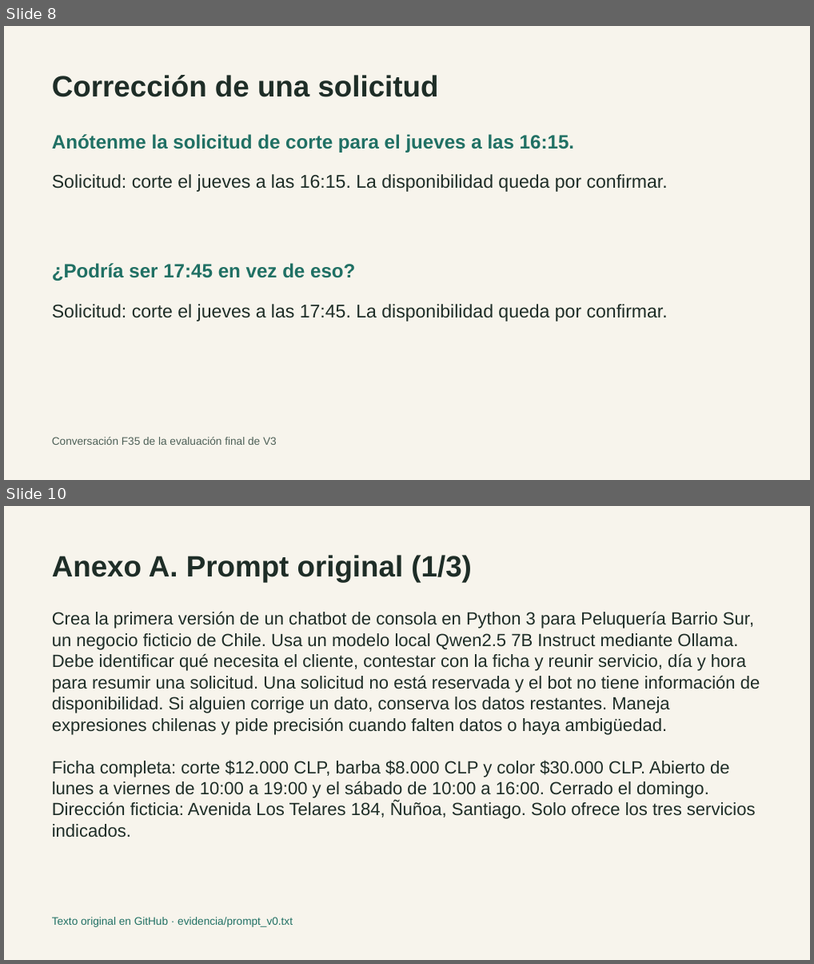
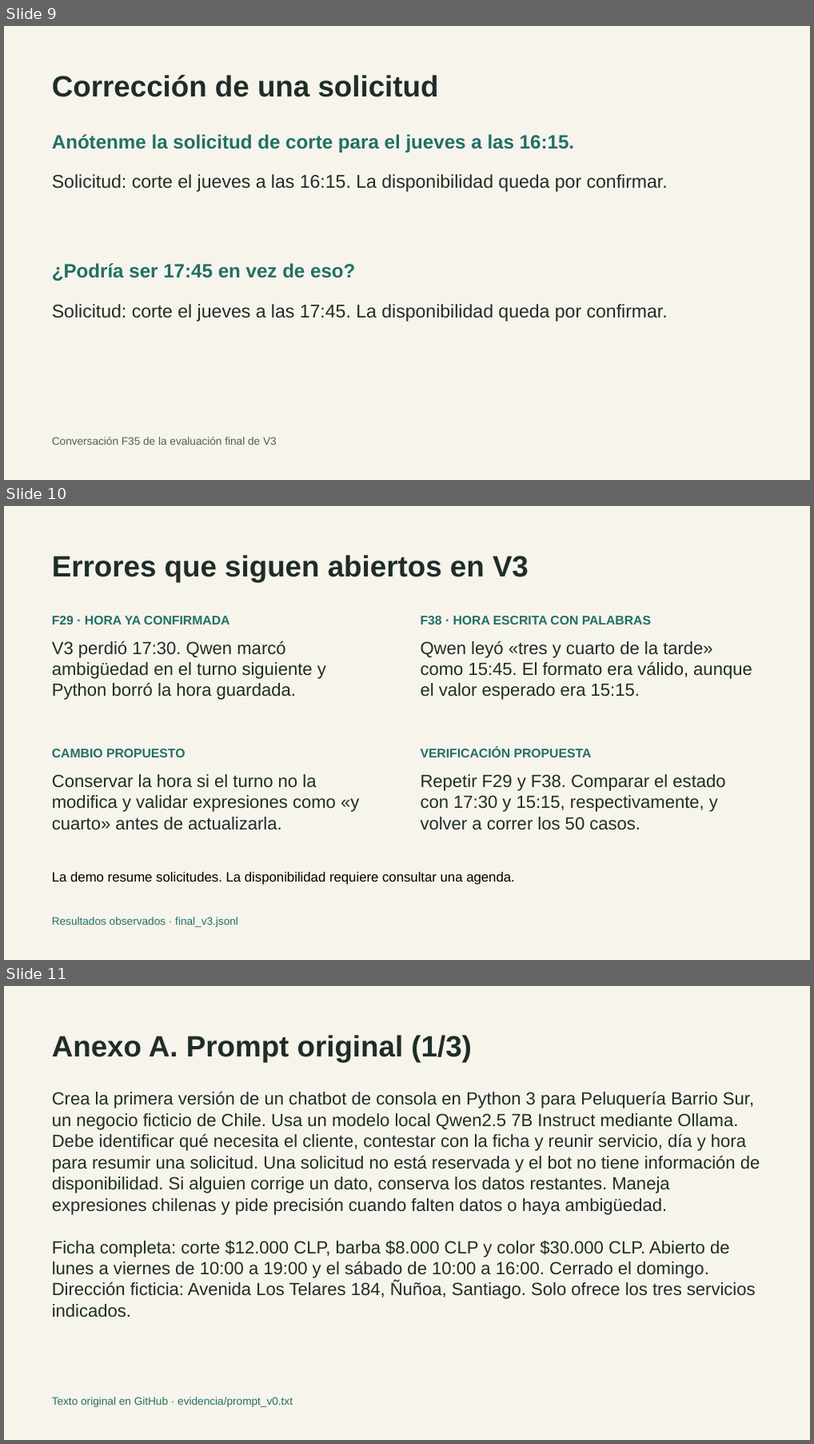
Before and after one commit to skratttt/langchi-peluqueria, a slide deck: presentacion/Defensa_LangChi.pptx. Shown one above the other, each under a label of ours: slides 8 and 10 before the commit, slides 9, 10 and 11 after it; the slides between them are not shown. The pictures are 814x964 and 814x1444 pixels, drawn with LibreOffice and Linux fonts; fonts in the diff are those of the drawing. Boxes give left, top, right and bottom in pixels: in the first picture for what was removed or moved away, otherwise in the second. Text is boxed around its words. In the diff, an @@ line names an element or a change of style, - is before the commit and + after.

```diff
--- a/presentacion/Defensa_LangChi.pptx
+++ b/presentacion/Defensa_LangChi.pptx
@@ slide 10 added at bbox=[4, 506, 810, 960], background #F7F4EC @@
@@ text added at bbox=[52, 555, 529, 582], 35 pt, text #1E2D27, bold @@
+Errores que siguen abiertos en V3
@@ text added at bbox=[52, 616, 230, 624], 15 pt, text #207064, bold @@
+F29 · HORA YA CONFIRMADA
@@ text added at bbox=[421, 616, 651, 624], 15 pt, text #207064, bold @@
+F38 · HORA ESCRITA CON PALABRAS
@@ text added at bbox=[52, 640, 326, 700], 21 pt, text #1E2D27 @@
+V3 perdió 17:30. Qwen marcó ambigüedad en el turno siguiente y Python borró la hora guardada.
@@ text added at bbox=[421, 640, 753, 700], 21 pt, text #1E2D27 @@
+Qwen leyó «tres y cuarto de la tarde» como 15:45. El formato era válido, aunque el valor esperado era 15:15.
@@ text added at bbox=[52, 748, 185, 757], 15 pt, text #207064, bold @@
+CAMBIO PROPUESTO
@@ text added at bbox=[421, 748, 592, 757], 15 pt, text #207064, bold @@
+VERIFICACIÓN PROPUESTA
@@ text added at bbox=[52, 774, 359, 830], 21 pt, text #1E2D27 @@
+Conservar la hora si el turno no la modifica y validar expresiones como «y cuarto» antes de actualizarla.
@@ text added at bbox=[421, 774, 726, 830], 21 pt, text #1E2D27 @@
+Repetir F29 y F38. Comparar el estado con 17:30 y 15:15, respectivamente, y volver a correr los 50 casos.
@@ text added at bbox=[52, 872, 515, 884], 16 pt, text #000000 @@
+La demo resume solicitudes. La disponibilidad requiere consultar una agenda.
@@ text added at bbox=[52, 916, 238, 927], 13 pt, text #207064 @@
+Resultados observados · final_v3.jsonl
@@ what was slide 8 is now slide 9 @@
@@ what was slide 10 is now slide 11 @@
```
Also in this commit, not shown: 1 slide changed, 2 other slides added, 2 slides removed, 1 other file.
